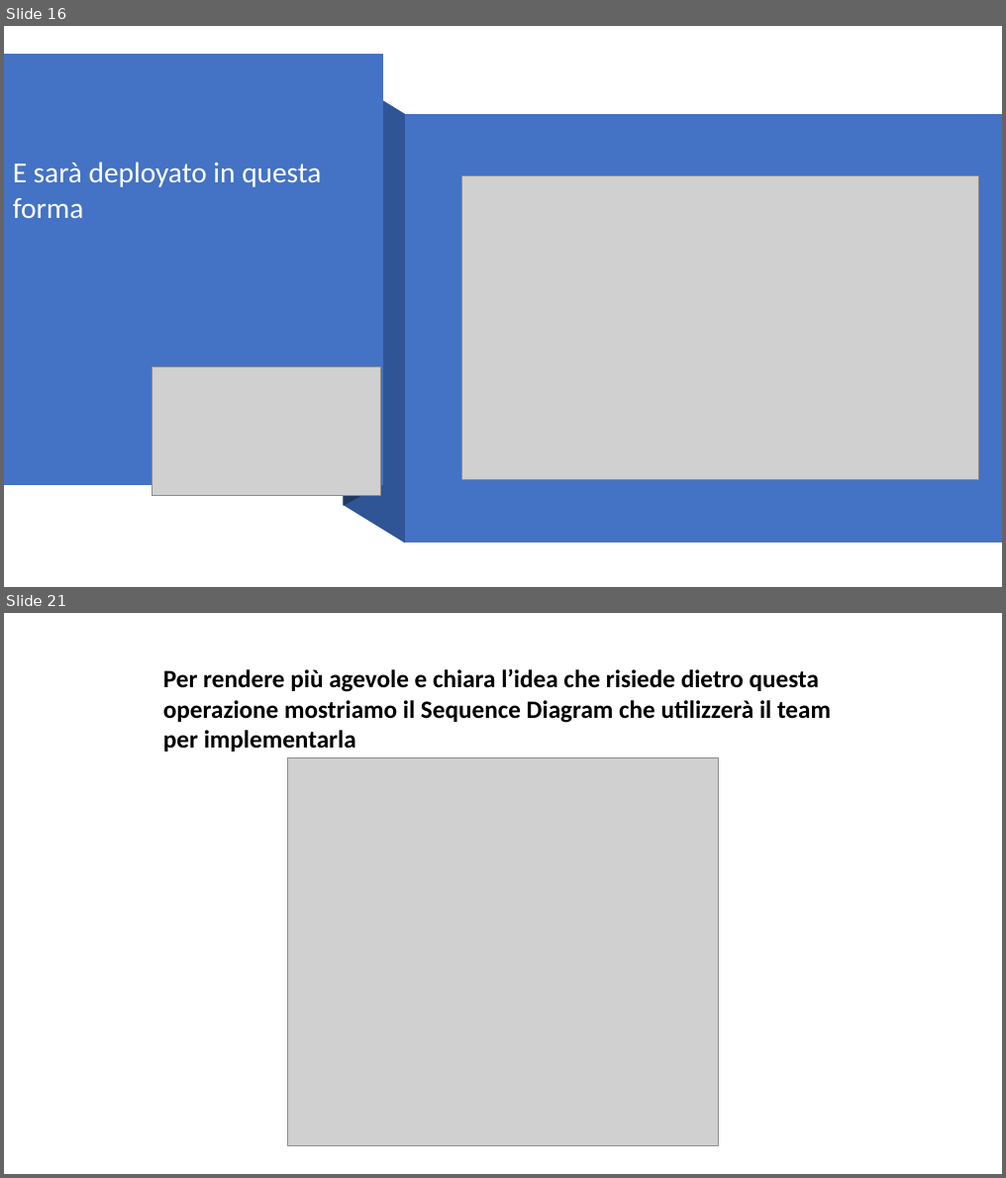
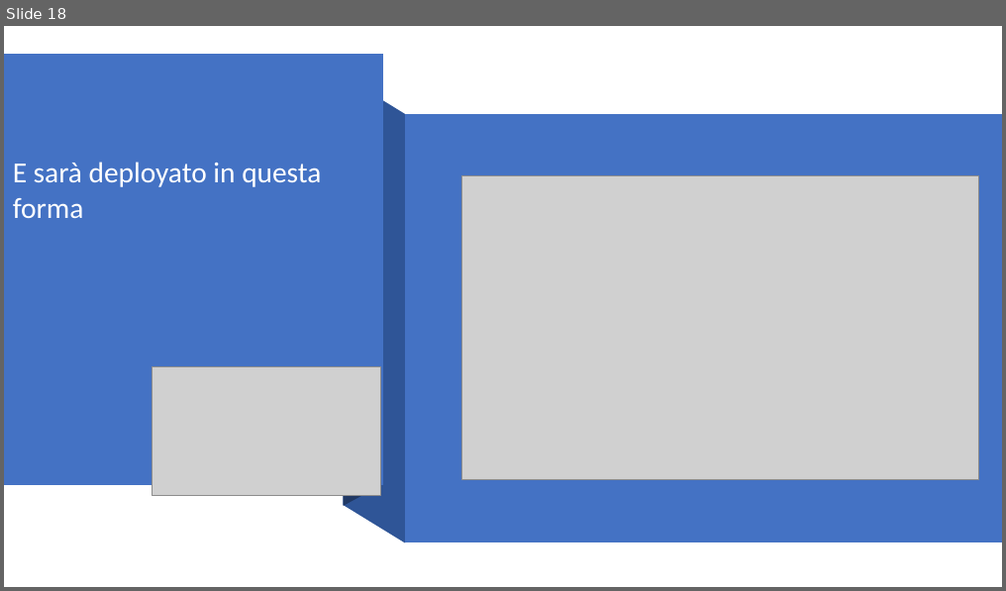
Before and after one commit to Givaa/MedQueue, a slide deck: This is my PP/Presentazione 06-12-2020.pptx. Shown one above the other, each under a label of ours: slides 16 and 21 before the commit, slide 18 after it; the slides between them are not shown. The pictures are 1006x1178 and 1006x591 pixels, drawn with LibreOffice and Linux fonts; fonts in the diff are those of the drawing; grey boxes stand for pictures; background and template pictures are left out. Boxes give left, top, right and bottom in pixels: in the first picture for what was removed or moved away, otherwise in the second. Text is boxed around its words. In the diff, an @@ line names an element or a change of style, - is before the commit and + after.

```diff
--- a/This is my PP/Presentazione 06-12-2020.pptx
+++ b/This is my PP/Presentazione 06-12-2020.pptx
@@ slide 21 removed at (4, 613, 1002, 1174), background picture (left out) @@
@@ text removed at (163, 669, 831, 752) @@
-Per rendere più agevole e chiara l’idea che risiede dietro questa operazione mostriamo il Sequence Diagram che utilizzerà il team per implementarla
@@ picture removed at (288, 758, 719, 1146) @@
@@ what was slide 16 is now slide 18 @@
```
Also in this commit, not shown: 3 slides added, 6 other slides removed, 1 other file.
